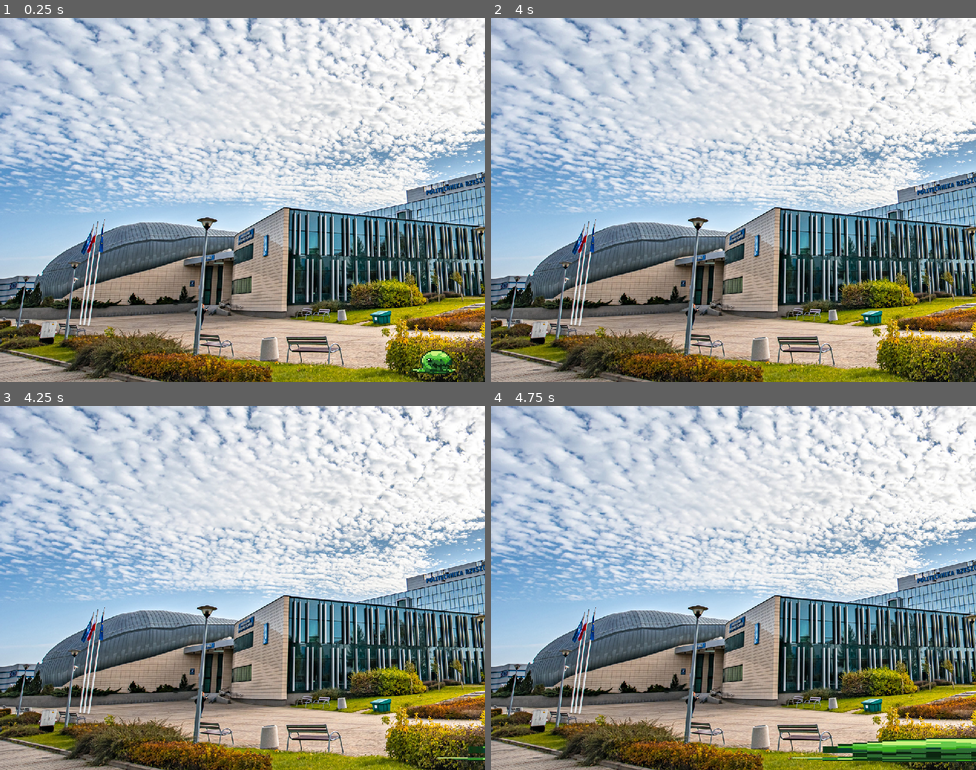
Above: before the commit, frames 1-4 (two rows, left to right).
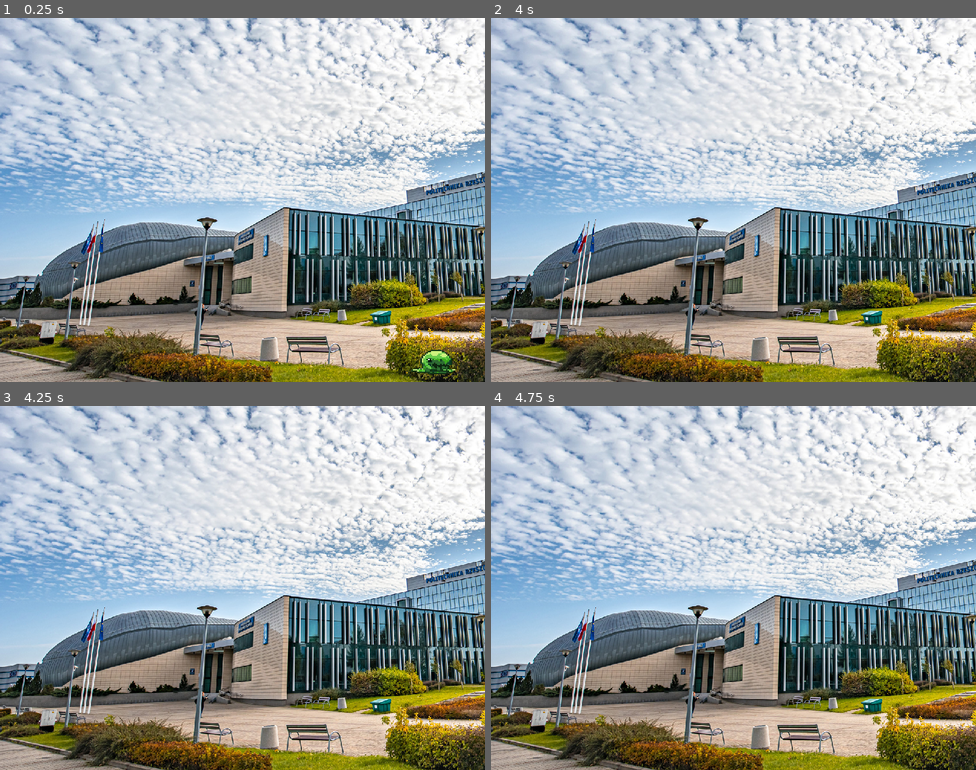
Above: after the commit, the same moments.

Repository: Sfafg/Dr.-Sudra
Game: Godot game, scene res://Scenes/MainScene.tscn
Two runs of this game, one before a commit and one after it. Both use one fixed random seed, a clock stepped at 60 frames per second and the inputs below.
Inputs:
- Up to frame 1 (0.25 s): no input
- Up to frame 2 (4 s): tap Enter (ui_accept) at 0.5, 0.77, 1.25, 1.52, 2, 2.75, 3.02, 3.5, 3.77 s; hold D (right) 0.53-1.28 s; hold S (down) 1.28-2.03 s; hold D (right) 2.03-2.78 s; hold W (up) 2.78-3.53 s; hold A (left) from 3.53 s (still down)
- Up to frame 3 (4.25 s): keep holding A (left)
- Up to frame 4 (4.75 s): keep holding A (left); tap Enter (ui_accept) at 4.25, 4.52 s

Frames 1-2 are identical in both runs. In frame 3, 0.1% of the frame differs, in the area x 90-100%, y 92-98%; in frame 4, 1.7%, in the area x 62-100%, y 91-98%.

Commit message:
Poprawa movementu, początek wrogów

Diff:
--- a/Scenes/TestScene.tscn
+++ b/Scenes/TestScene.tscn
@@ -1,14 +1,42 @@
-[gd_scene format=3 uid="uid://dliyyqiewyctv"]
+[gd_scene load_steps=6 format=3 uid="uid://dliyyqiewyctv"]
+
+[ext_resource type="Script" path="res://Scripts/Movement.gd" id="1_72x7h"]
+[ext_resource type="Texture2D" uid="uid://2p0g6ccif46g" path="res://PlaceholderArt/Character.png" id="2_qv1ff"]
+[ext_resource type="Script" path="res://Scripts/Enemy.gd" id="3_5tsm1"]
+[ext_resource type="Texture2D" uid="uid://dpc0aawryfgpw" path="res://PlaceholderArt/Enemy.png" id="4_61w3r"]
+
+[sub_resource type="RectangleShape2D" id="RectangleShape2D_cx4dn"]
+size = Vector2(18.698, 27.4899)
 
 [node name="TestScene" type="Node2D"]
 
-[node name="RichTextLabel" type="RichTextLabel" parent="."]
-offset_left = 21.0
-offset_top = 238.0
-offset_right = 792.0
-offset_bottom = 403.0
-theme_override_font_sizes/normal_font_size = 120
-text = "TY STRACIŁEŚ"
-fit_content = true
-autowrap_mode = 0
-tab_size = 7
+[node name="Player" type="CharacterBody2D" parent="."]
+z_index = 1
+position = Vector2(710, 566)
+scale = Vector2(1.01901, 1)
+collision_mask = 3
+script = ExtResource("1_72x7h")
+speed = 4.5
+
+[node name="Sprite2D" type="Sprite2D" parent="Player"]
+scale = Vector2(1.46673, 1.12769)
+texture = ExtResource("2_qv1ff")
+
+[node name="CollisionShape2D" type="CollisionShape2D" parent="Player"]
+scale = Vector2(1.46673, 1.12769)
+shape = SubResource("RectangleShape2D_cx4dn")
+
+[node name="Enemy" type="CharacterBody2D" parent="."]
+z_index = 1
+position = Vector2(336, 330)
+scale = Vector2(1.03838, 1)
+collision_layer = 2
+script = ExtResource("3_5tsm1")
+
+[node name="Sprite2D" type="Sprite2D" parent="Enemy"]
+scale = Vector2(1.46673, 1.12769)
+texture = ExtResource("4_61w3r")
+
+[node name="CollisionShape2D" type="CollisionShape2D" parent="Enemy"]
+scale = Vector2(1.46673, 1.12769)
+shape = SubResource("RectangleShape2D_cx4dn")
--- /dev/null
+++ b/Scripts/Enemy.gd
@@ -0,0 +1,9 @@
+extends Node
+
+
+func _ready() -> void:
+	pass
+
+
+func _process(delta: float) -> void:
+	pass
--- a/Scripts/Movement.gd
+++ b/Scripts/Movement.gd
@@ -15,4 +15,4 @@
 	# Skierowanie obiektu w strone ruchu.
 	if velocity.x != 0 and (velocity.x > 0 != is_going_right):
 		is_going_right = velocity.x > 0
-		scale.x = -1
+		scale.x = -abs(scale.x)
--- /dev/null
+++ b/Scripts/StateMachine.gd
@@ -0,0 +1,11 @@
+extends Node
+
+
+# Called when the node enters the scene tree for the first time.
+func _ready() -> void:
+	pass # Replace with function body.
+
+
+# Called every frame. 'delta' is the elapsed time since the previous frame.
+func _process(delta: float) -> void:
+	pass
Binary file added: PlaceholderArt/Enemy.png
Not shown, added: PlaceholderArt/Enemy.png.import
